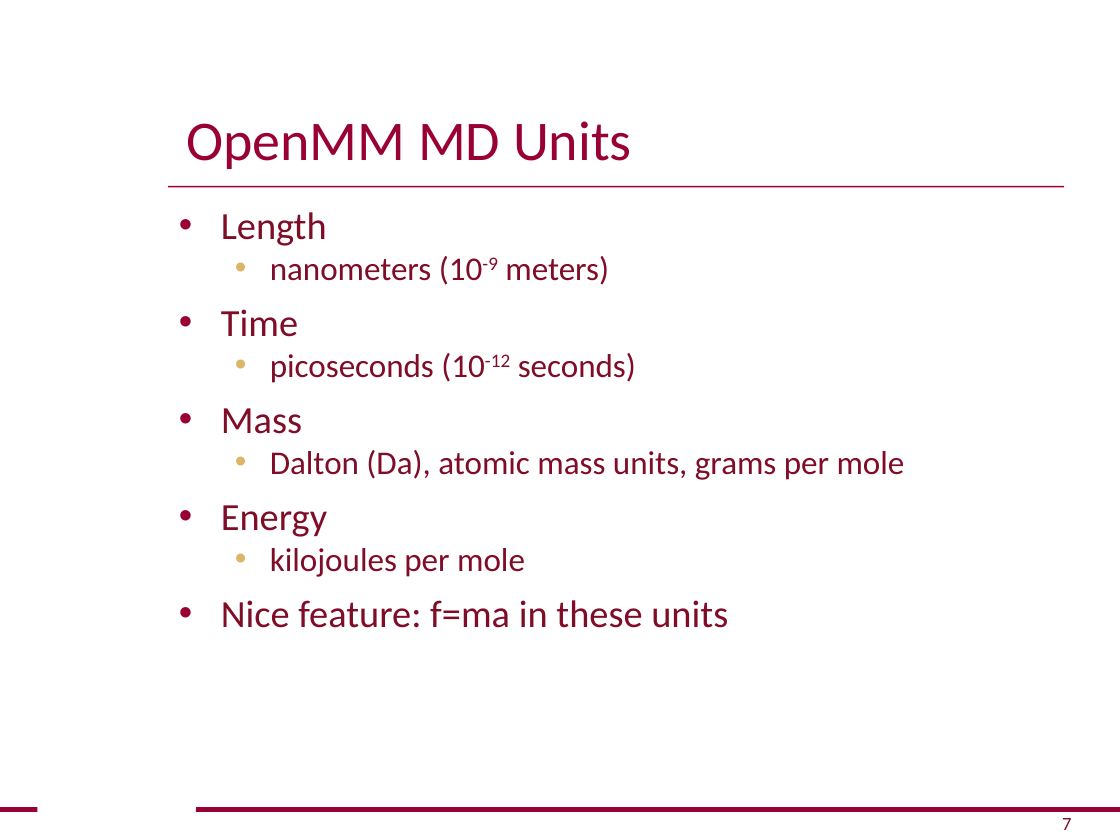
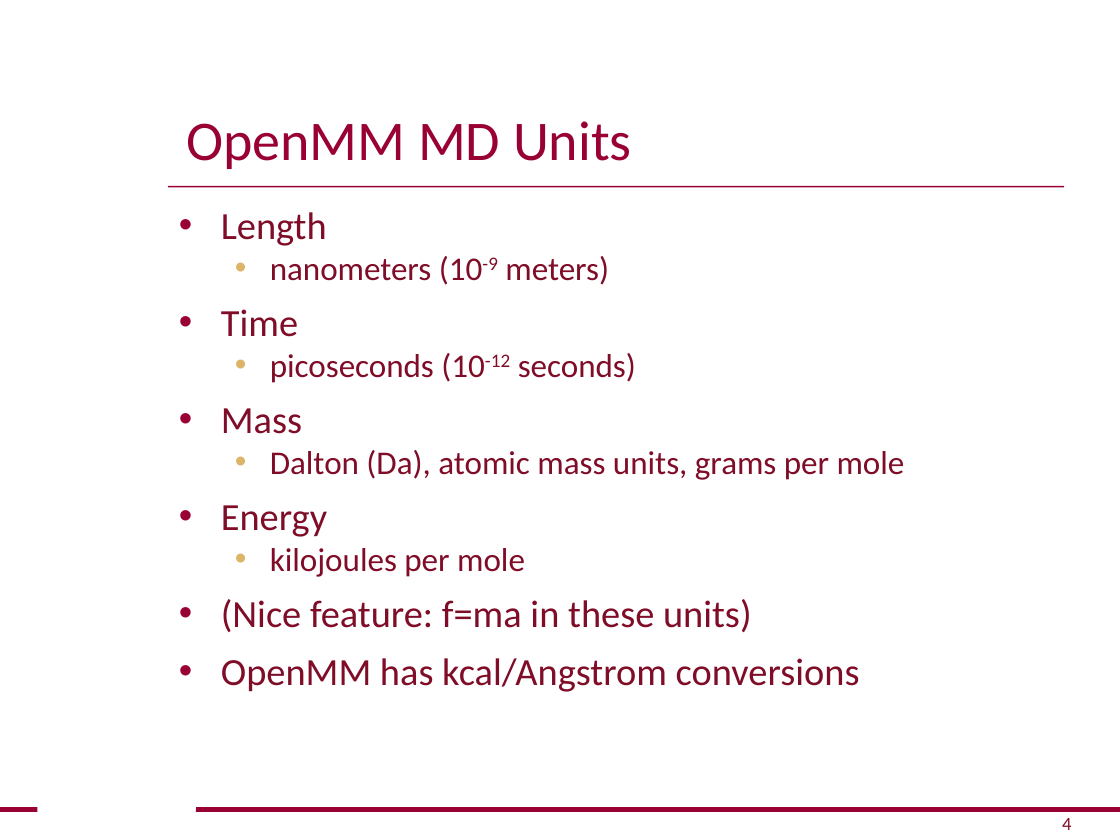
Before and after one commit to openmm/openmm, a slide deck: slide 4 of examples/HelloOpenMM.ppt (slide 7 before the commit). Drawn at 1120x840 pixels with LibreOffice and Linux fonts; fonts in the diff are those of the drawing; background and template pictures are left out. Boxes give left, top, right and bottom in pixels: in the first picture for what was removed or moved away, otherwise in the second. Text is boxed around its words. In the diff, an @@ line names an element or a change of style, - is before the commit and + after.

```diff
--- a/examples/HelloOpenMM.ppt
+++ b/examples/HelloOpenMM.ppt
@@ text at bbox=[221, 599, 860, 692]: text changed @@
-• Nice feature: f=ma in these units
+• (Nice feature: f=ma in these units)
+• OpenMM has kcal/Angstrom conversions
@@ page number at bbox=[1062, 818, 1071, 830]: text changed @@
-7
+4
```
Also in this commit, not shown: 8 other slides changed, 6 slides added, 2 slides removed.
